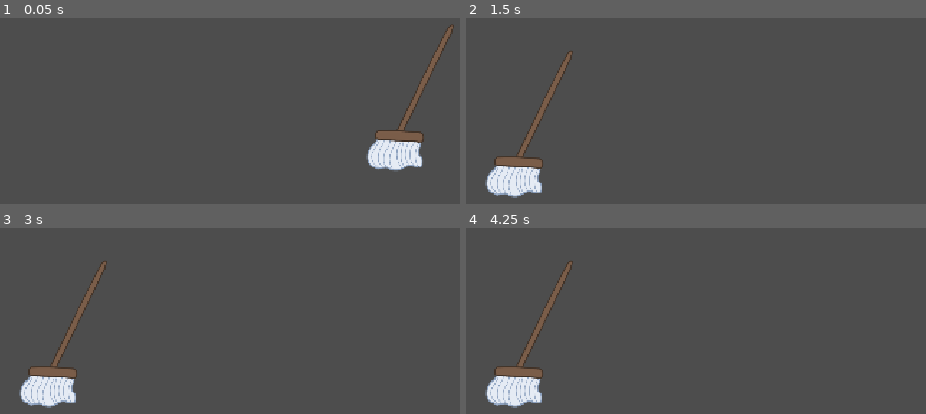
Above: before the commit, frames 1-4 (two rows, left to right).
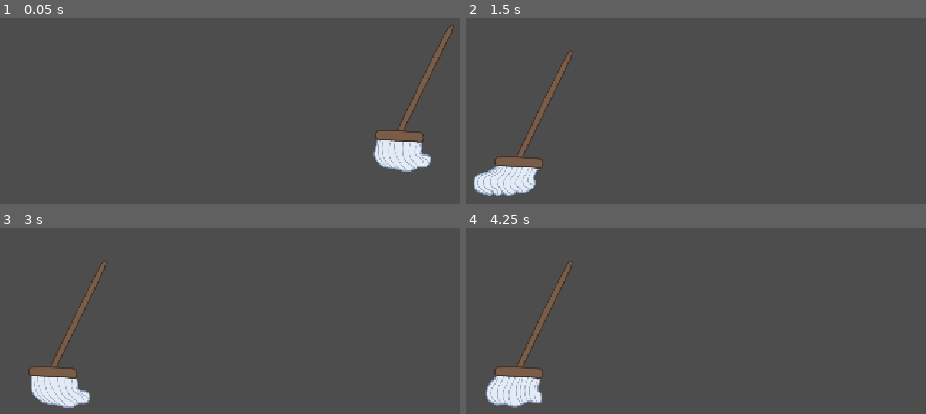
Above: after the commit, the same moments.

Repository: OwenPFC/dolomite-joe-3
Game: Godot game, scene res://scenes/floor.tscn
Same seed, same stepped clock (60 frames per second), same inputs: the game is played once before the commit and once after it. This scene is started directly instead of the project's main scene.
Inputs (mouse positions are in pixels of both pictures, inside the frame that each line leads up to):
- Up to frame 1 (0.05 s): no input
- Up to frame 2 (1.5 s): move the mouse to (870, 97) at 0.52 s; press the mouse at (870, 97) at 0.53 s; move the mouse to (525, 124) at 1.27 s; release the mouse at (525, 124) at 1.28 s; click (525, 124) at 1.35 s
- Up to frame 3 (3 s): move the mouse to (outside the picture) at 2.02 s; press the mouse at (outside the picture) at 2.03 s; move the mouse to (179, 402) at 2.77 s; release the mouse at (179, 402) at 2.78 s; click (179, 402) at 2.85 s
- Up to frame 4 (4.25 s): move the mouse to (925, 378) at 3.52 s; press the mouse at (925, 378) at 3.53 s

The runs differ from the first frame. In frame 1, 1.0% of the frame differs, in the area x 79-94%, y 65-83%; in frame 2, 1.1%; in frame 3, 1.3%, in the area x 4-20%, y 79-97%; in frame 4, nothing differs.

Commit message:
mop animations goated

Diff:
--- a/scenes/mop.tscn
+++ b/scenes/mop.tscn
@@ -52,5 +52,5 @@
 scale = Vector2(0.114968136, 0.07034702)
 sprite_frames = SubResource("SpriteFrames_4kxuq")
 animation = &"moving"
-frame = 2
-frame_progress = 0.51684654
+autoplay = "moving"
+frame_progress = 0.60449195
